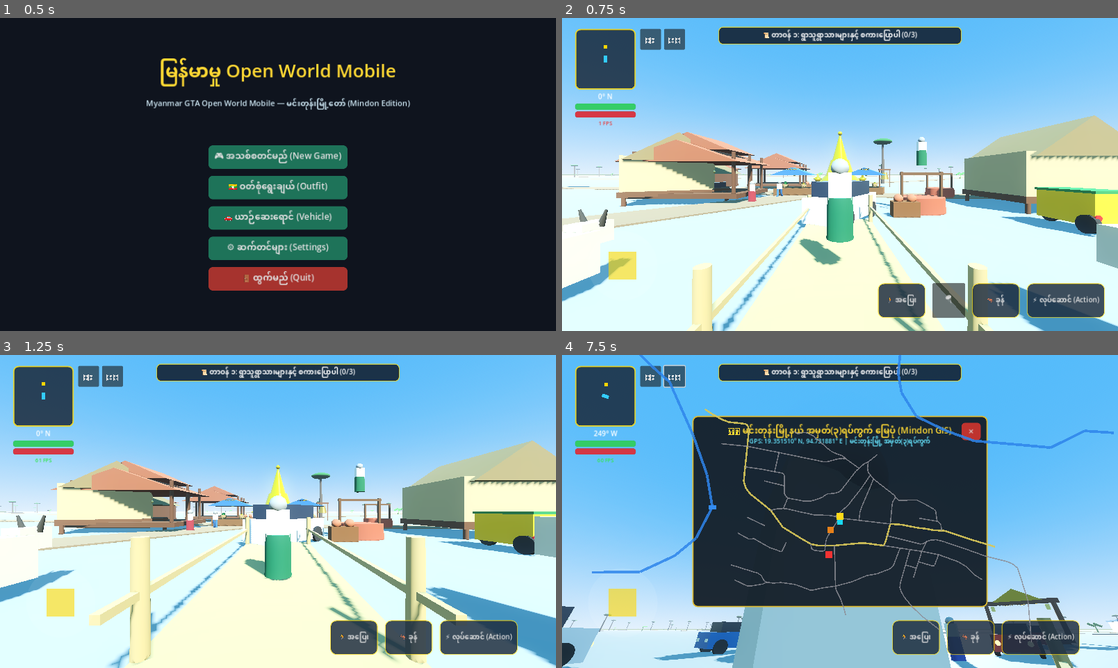
Above: before the commit, frames 1-4 (two rows, left to right).
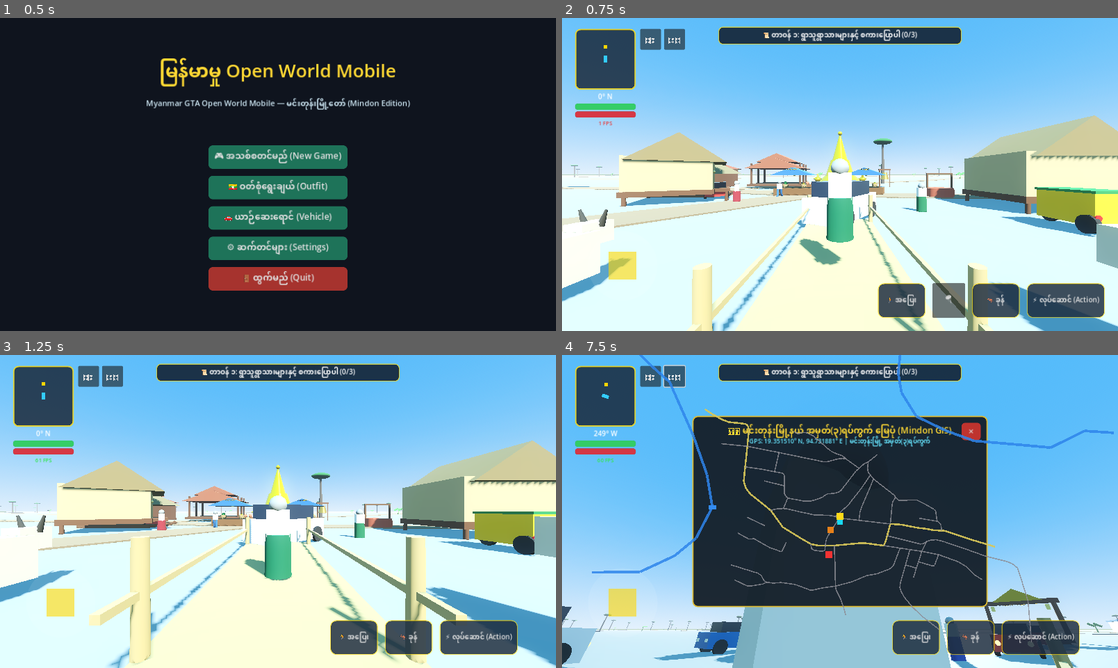
Above: after the commit, the same moments.

Repository: sudohlaingwin/gta-open-world
Game: Godot game, scene res://scenes/main_menu.tscn
Two runs of this game, one before a commit and one after it. Both use one fixed random seed, a clock stepped at 60 frames per second and the inputs below.
Inputs (mouse positions are in pixels of both pictures, inside the frame that each line leads up to):
- Up to frame 1 (0.5 s): no input
- Up to frame 2 (0.75 s): click "🎮 အသစ်စတင်မည် (New Game)" at 0.5 s
- Up to frame 3 (1.25 s): no input
- Up to frame 4 (7.5 s): drag from (628, 611) to (895, 442) at 1.27 s; drag from (728, 527) to (812, 574) at 2.02 s; move the mouse to (895, 442) at 2.77 s; hold Right (ui_right) 2.78-3.5 s; hold Ctrl 2.78-3.5 s; drag from (812, 574) to (673, 464) at 3.52 s; click "🗺️" at 4.25 s; click "⏸️" at 5 s; click "🏃 အပြေး" at 5.75 s; click "🦘 ခုန်" at 6.5 s; click "⚡ လုပ်ဆောင် (Action)" at 7.25 s

Frame 1 is identical in both runs. In frame 2, 3.5% of the frame differs, in the area x 9-70%, y 36-64%; in frame 3, 3.3%; in frame 4, 0.1%.

Commit message:
Slice 87: Authentic Mindon GIS Ward 3 amenities relocation to hospital grounds

Diff:
--- a/scripts/mindon_map_builder.gd
+++ b/scripts/mindon_map_builder.gd
@@ -247,19 +247,19 @@
 			mesh_inst.look_at(mid_point + forward, Vector3.UP)
 
 func _generate_ward3_amenities() -> void:
-	# Add authentic village infrastructure in Ward 3 center
+	# Add authentic village infrastructure at Mindon Ward 3 Hospital compound
 	var amenities_holder = Node3D.new()
 	amenities_holder.name = "Ward3Amenities"
 	add_child(amenities_holder)
 
 	var well = WELL_SCENE.instantiate()
 	amenities_holder.add_child(well)
-	well.global_position = Vector3(5.0, 0.0, -8.0)
+	well.global_position = Vector3(-65.0, 0.0, 115.0)
 
 	var pot = POT_SCENE.instantiate()
 	amenities_holder.add_child(pot)
-	pot.global_position = Vector3(3.5, 0.0, -6.5)
+	pot.global_position = Vector3(-48.0, 0.0, 122.0)
 
 	var zayat = ZAYAT_SCENE.instantiate()
 	amenities_holder.add_child(zayat)
-	zayat.global_position = Vector3(-12.0, 0.0, -14.0)
+	zayat.global_position = Vector3(-75.0, 0.0, 155.0)
Not shown, changed: COLLAB.md
